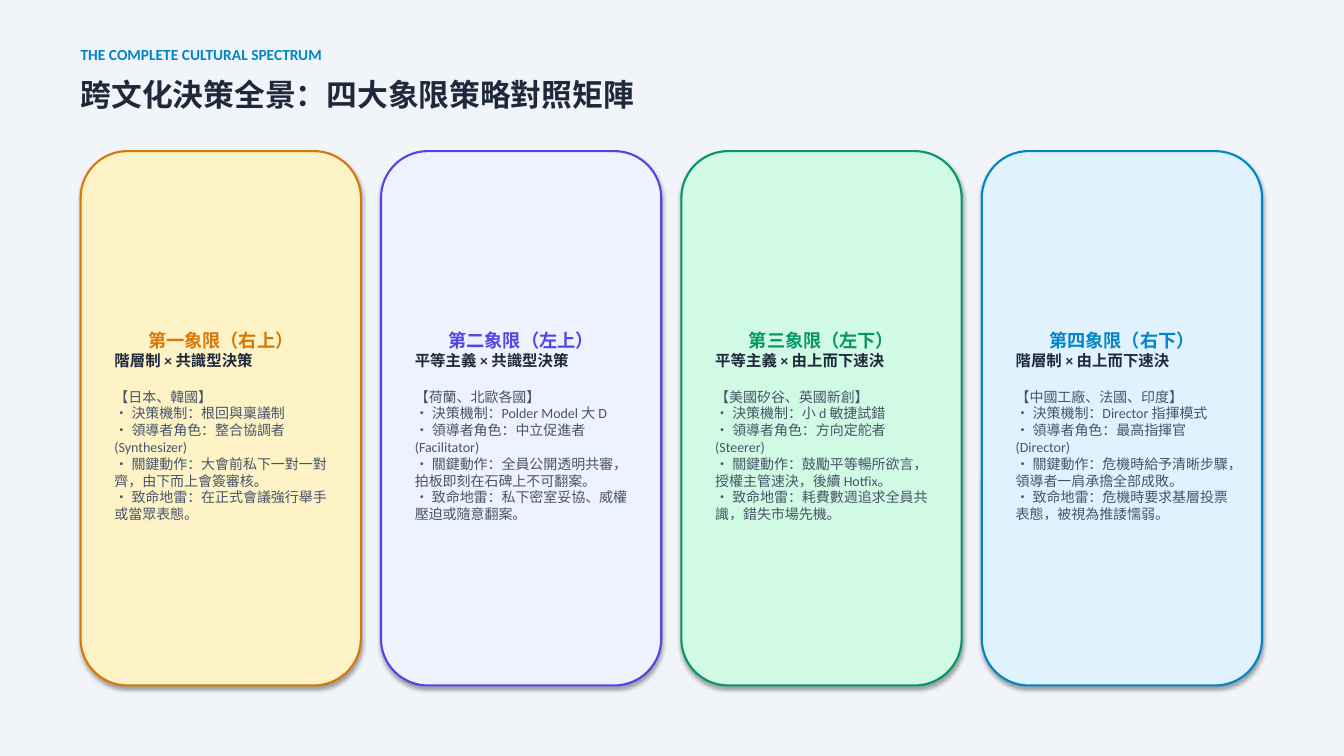
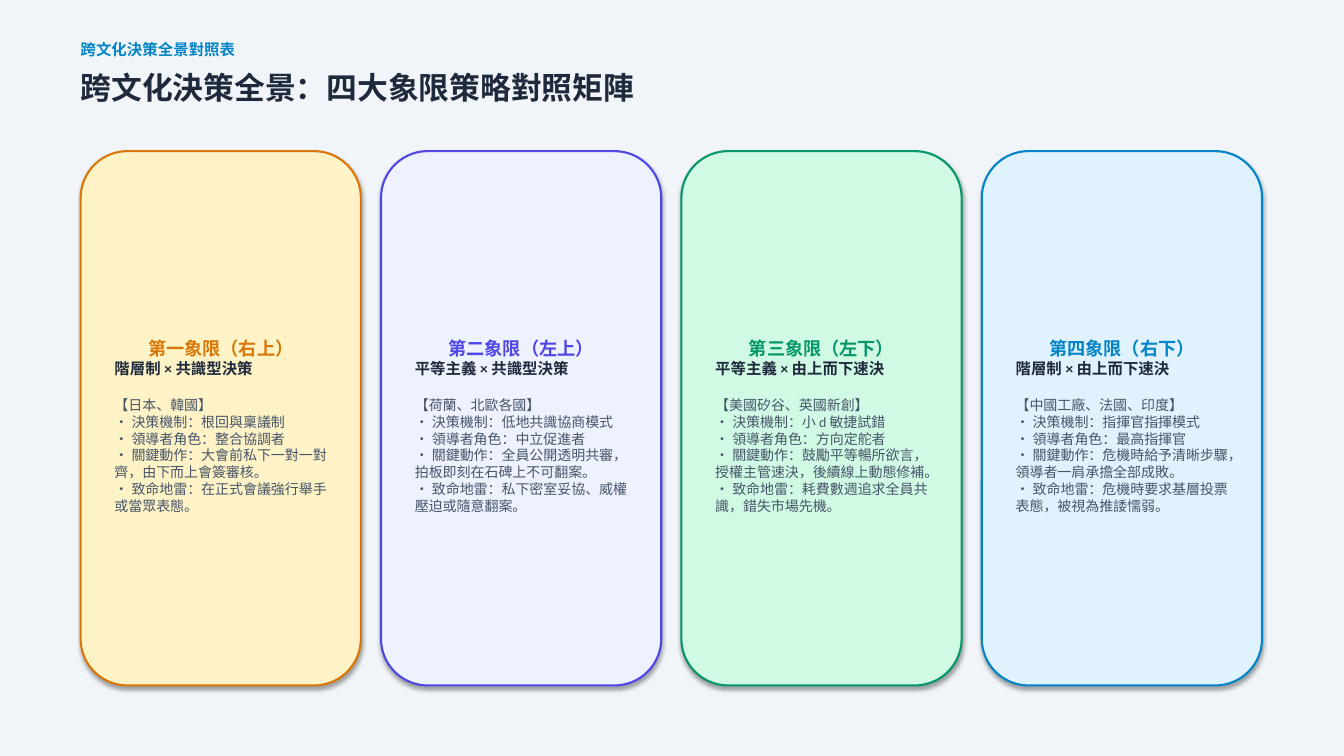
Before and after one commit to routerdd1818-tech/OB, a slide deck: slide 13 of 誰是文化王_備案簡報_Who_Is_Culture_King.pptx. Drawn at 1344x756 pixels with LibreOffice and Linux fonts; fonts in the diff are those of the drawing. Boxes give left, top, right and bottom in pixels: in the first picture for what was removed or moved away, otherwise in the second. Text is boxed around its words. In the diff, an @@ line names an element or a change of style, - is before the commit and + after.

```diff
--- a/誰是文化王_備案簡報_Who_Is_Culture_King.pptx
+++ b/誰是文化王_備案簡報_Who_Is_Culture_King.pptx
@@ text at [81,42,235,57]: text changed @@
-THE COMPLETE CULTURAL SPECTRUM
+跨文化決策全景對照表
@@ text "跨文化決策全景：四大象限策略對照矩陣": place and size @@
-text "跨文化決策全景：四大象限策略對照矩陣" at [81,79,634,109]
+text "跨文化決策全景：四大象限策略對照矩陣" at [81,72,634,102]
@@ text in rounded rectangle at [432,415,613,445]: text changed @@
-• 決策機制：Polder Model 大 D
-• 領導者角色：中立促進者 (Facilitator)
+• 決策機制：低地共識協商模式
+• 領導者角色：中立促進者
@@ text in rounded rectangle at [1033,415,1200,445]: text changed @@
-• 決策機制：Director 指揮模式
-• 領導者角色：最高指揮官 (Director)
+• 決策機制：指揮官指揮模式
+• 領導者角色：最高指揮官
@@ text in rounded rectangle at [132,432,285,445]: text changed @@
-• 領導者角色：整合協調者 (Synthesizer)
+• 領導者角色：整合協調者
@@ text in rounded rectangle at [715,432,938,478]: text changed @@
-• 領導者角色：方向定舵者 (Steerer)
-• 關鍵動作：鼓勵平等暢所欲言，授權主管速決，後續 Hotfix。
+• 領導者角色：方向定舵者
+• 關鍵動作：鼓勵平等暢所欲言，授權主管速決，後續線上動態修補。
```
Also in this commit, not shown: 14 other slides changed, 9 other files.
